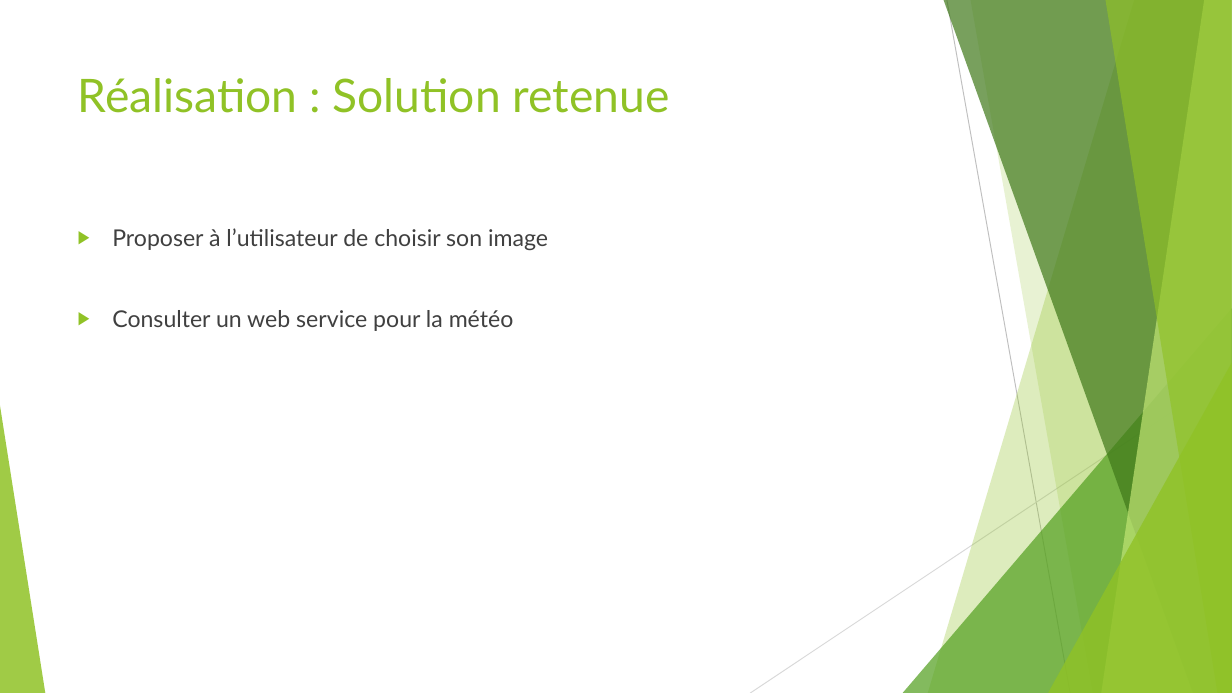
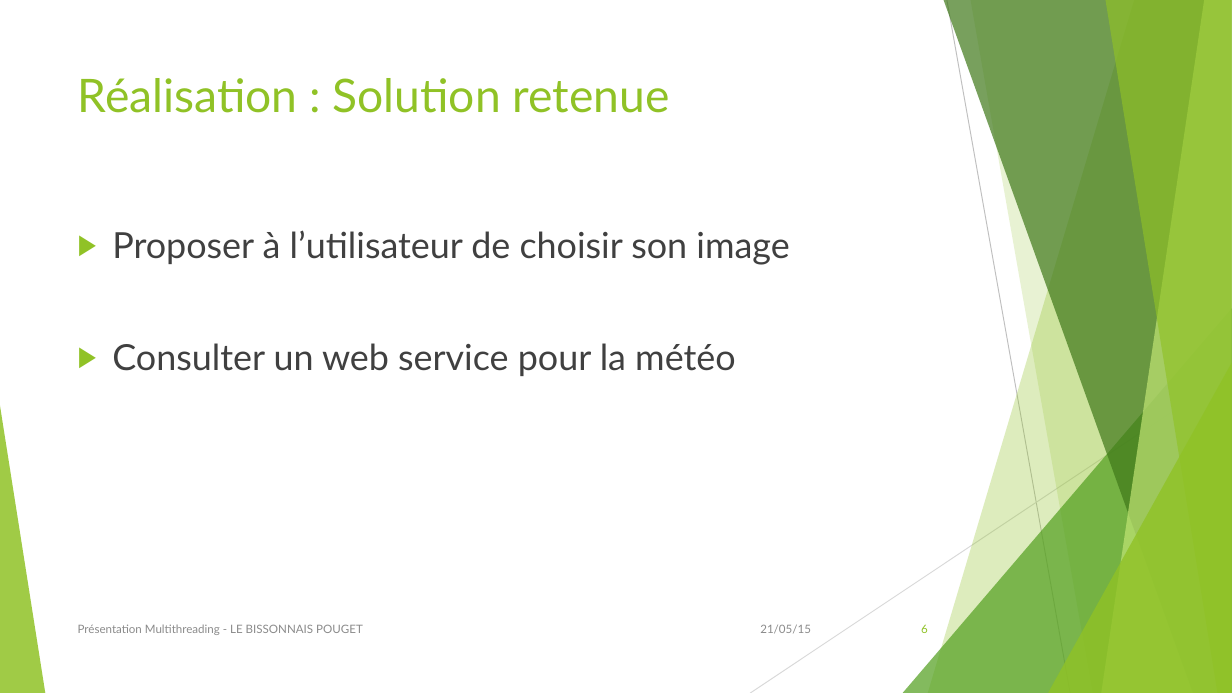
Before and after one commit to GautierLB/i4progparallele, a slide deck: slide 6 of Présentation Java multithread.pptx. Drawn at 1232x693 pixels with LibreOffice and Linux fonts; fonts in the diff are those of the drawing. Boxes give left, top, right and bottom in pixels: in the first picture for what was removed or moved away, otherwise in the second. Text is boxed around its words. In the diff, an @@ line names an element or a change of style, - is before the commit and + after.

```diff
--- a/Présentation Java multithread.pptx
+++ b/Présentation Java multithread.pptx
@@ text "Proposer à l’utilisateur de choisir ..." at (112,230,789,376): size 18 to 28 pt @@
@@ text added at (78,624,363,635), 9 pt, text #8C8C8C @@
+Présentation Multithreading - LE BISSONNAIS POUGET
@@ text added at (760,624,811,634), 9 pt, text #8C8C8C @@
+21/05/15
@@ page number added at (921,624,928,633), 9 pt, text #90C226 @@
+6
```
Also in this commit, not shown: 11 other slides changed.
